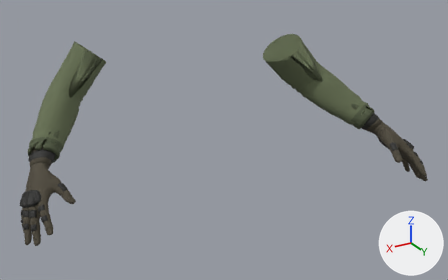
Before and after pictures for a commit that changed the glTF model assets/models/arms/arms.glb.
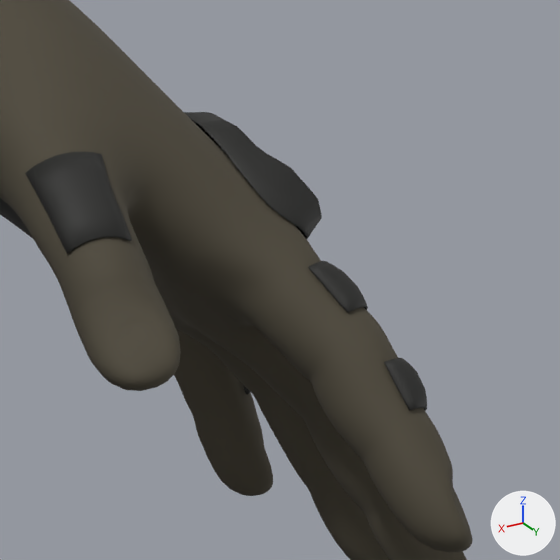
The first picture shows the older version from a 50 mm lens placed at (0.75, 1.397, 0.119), pointed at (0.004, 0.154, -0.502). The close-ups show the older and then the newer version on the part from 86% to 97% of the width and 46% to 63% of the height of that picture. Only the edits that show in the close-ups are written down. Arrows for +X, +Y and +Z are at lower right; the lights stay in place. Vertices at exactly the same position are counted once.

Names of what the first close-up shows: 'Arm_L'.
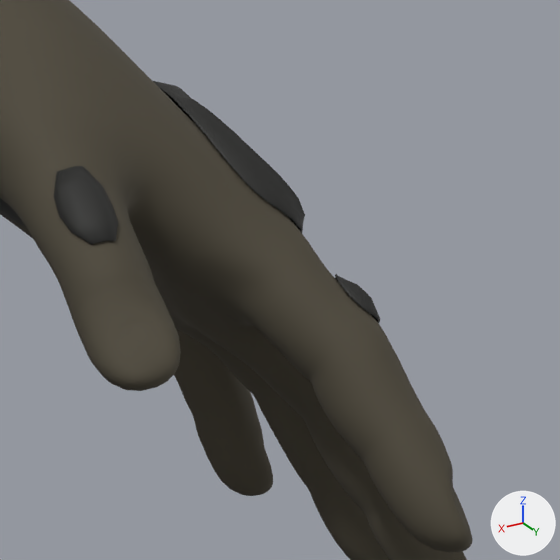
Location of each change, (x1, y1, x2, y2) in pixels of the close-ups (560 x 560 px; the box of a moved part takes in the faces that stretch with it):
part 1 of me_arm_l, rebuilt (39% narrower, 22% shorter)
    before: (25, 152, 132, 254)
    after: (53, 166, 118, 245)
part 2 of me_arm_l, deleted (black)
    before: (384, 358, 427, 411)
part 3 of me_arm_l, moved or reshaped
    before: (0, 112, 368, 313)
    after: (0, 81, 380, 323)

Patch to the scene script:
```diff
--- a/assets/models/arms/arms.glb.py
+++ b/assets/models/arms/arms.glb.py
@@ me_arm_l @@
 # used by ob_arm_l; location = (0.0, 0.0, 0.0)
-me_arm_l.from_pydata(...)  # 10154 vertices, 19693 faces; spans x -0.491..-0.168, y 0.044..0.428, z -0.645..-0.273
+me_arm_l.from_pydata(...)  # 9790 vertices, 19085 faces; spans x -0.491..-0.168, y 0.044..0.428, z -0.645..-0.273
+# me_arm_l part 1: the loose piece of 69 vertices spanning x -0.4..-0.378, y 0.343..0.369, z -0.541..-0.526 is rebuilt with 69 vertices and now spans x -0.394..-0.381, y 0.349..0.369, z -0.538..-0.528
+# me_arm_l part 2: the loose piece of 91 vertices spanning x -0.455..-0.443, y 0.389..0.408, z -0.588..-0.568 is deleted
+# me_arm_l part 3: 408 vertices moved from x -0.48..-0.356, y 0.227..0.388, z -0.599..-0.49 to x -0.48..-0.356, y 0.227..0.389, z -0.599..-0.49; 458 vertices removed from x -0.481..-0.355, y 0.227..0.388, z -0.601..-0.483; 458 vertices added at x -0.482..-0.356, y 0.226..0.389, z -0.6..-0.483
+# other edits to the shape of me_arm_l do not show in these pictures
 me_arm_l.materials.append(mat_glove)
```
